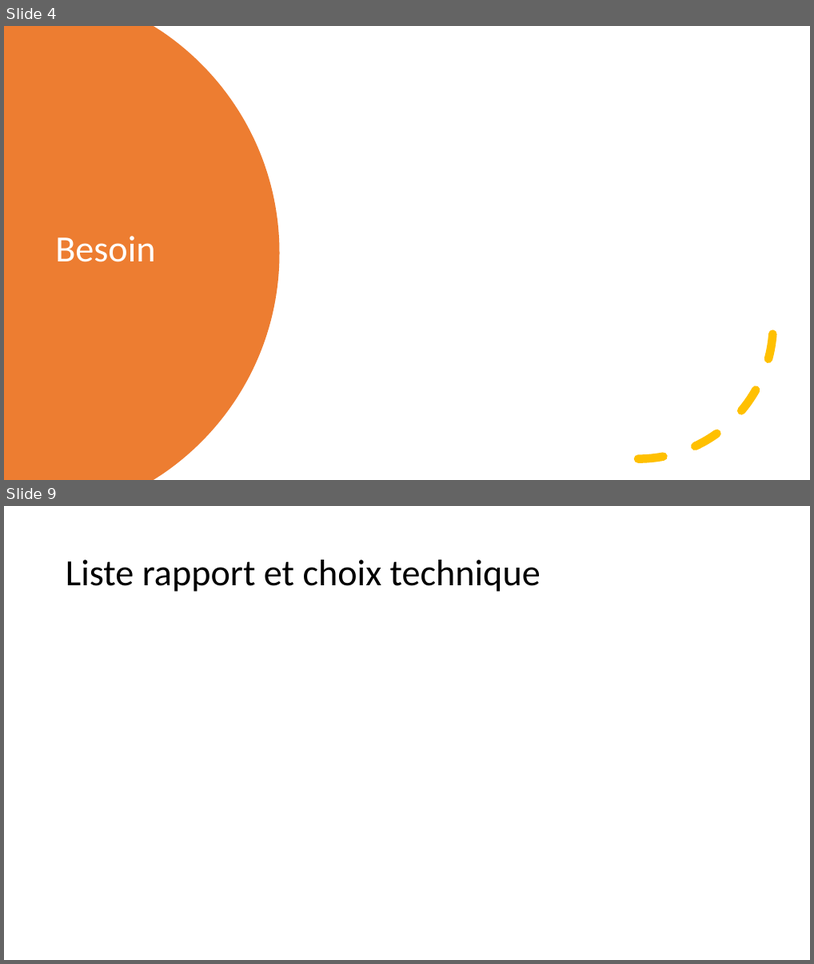
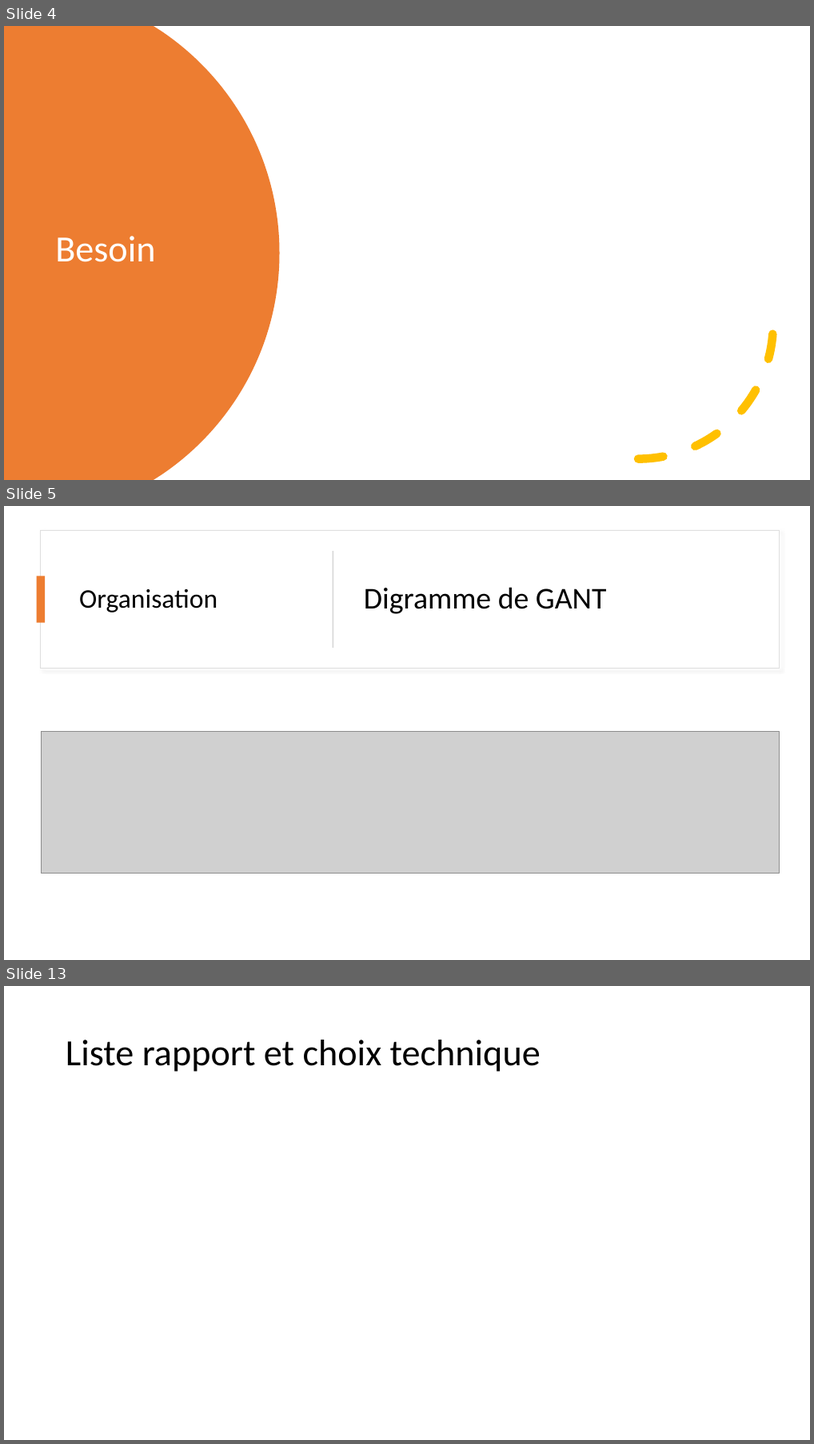
Before and after one commit to neopolitan2012/PT-LPBDD, a slide deck: Soutenance_PT.pptx. Shown one above the other, each under a label of ours: slides 4 and 9 before the commit, slides 4, 5 and 13 after it; the slides between them are not shown. The pictures are 814x964 and 814x1444 pixels, drawn with LibreOffice and Linux fonts; fonts in the diff are those of the drawing; grey boxes stand for pictures. Boxes give left, top, right and bottom in pixels: in the first picture for what was removed or moved away, otherwise in the second. Text is boxed around its words. In the diff, an @@ line names an element or a change of style, - is before the commit and + after.

```diff
--- a/Soutenance_PT.pptx
+++ b/Soutenance_PT.pptx
@@ slide 5 added at [4, 506, 810, 960], background #FFFFFF @@
@@ rectangle added at [41, 530, 779, 668], fill #FFFFFF, outline #DEDEDE 1 pt @@
@@ rectangle added at [333, 551, 334, 648], fill #D5D5D5 @@
@@ rectangle added at [37, 576, 45, 623], fill #ED7D31 @@
@@ title added at [79, 589, 218, 612], 32 pt, text #000000 @@
+Organisation
@@ text added at [364, 587, 606, 614], 36 pt, text #000000 @@
+Digramme de GANT
@@ picture added at [41, 731, 779, 873] @@
@@ what was slide 9 is now slide 13 @@
```
Also in this commit, not shown: 4 slides changed, 5 other slides added, 2 slides removed.
